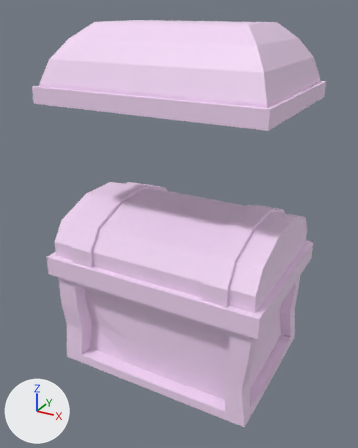
A saved change to the Blender file Toys/10Min_Imphenzia/Crate.blend.
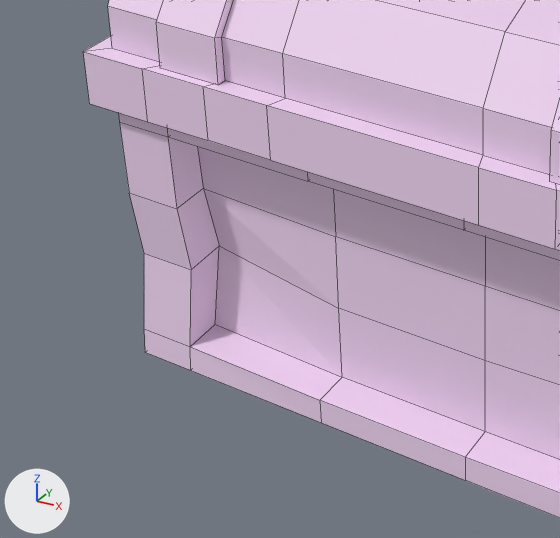
There are two pictures of each version: one whole from a 50 mm camera at (1.1, -2.06, 1.52) aimed at (-0.01, -0.04, 0.51), one close up on the part from 5% to 57% of the width and 54% to 93% of the height. The axes (+X, +Y, +Z) are drawn at lower left. The lights are the same throughout. The close-ups show mesh edges as thin lines.
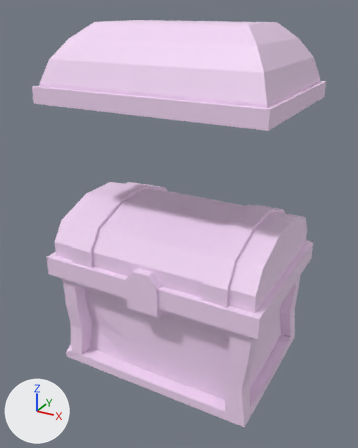
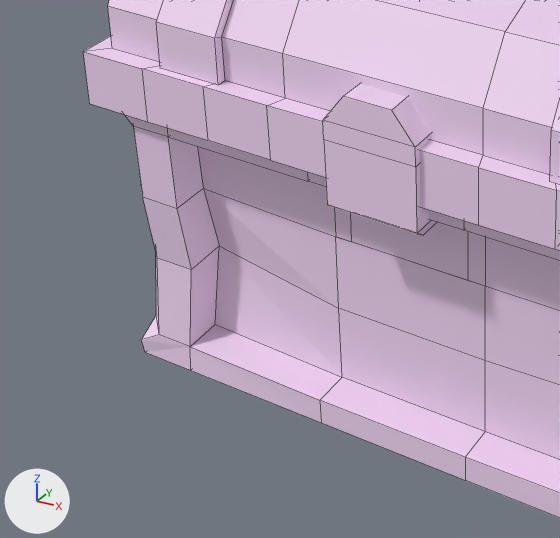
Commit message: 10 min seires crate commit

Pixel boxes (x1, y1, x2, y2) of what changed, in the close-ups (560 x 538 px; the box of a moved part takes in the faces that stretch with it):
part 1 of me_cube, added
    after: (323, 84, 436, 235)
part 2 of me_cube, moved or reshaped
    before: (119, 113, 191, 370)
    after: (124, 114, 191, 370)
part 3 of me_cube, built on
    before: (333, 189, 485, 286)
    after: (334, 207, 485, 286)

The edits, one by one:
me_cube is used by ob_cube; location (0.0, 0.0, 0.0).
me_cube had 516 vertices, 510 faces and spanned x -0.57..0.57, y -0.42..0.42, z -0.28..1.45.
me_cube now has 562 vertices, 549 faces and spans x -0.57..0.57, y -0.43..0.44, z -0.28..1.45.
me_cube part 1: a new loose piece of 20 vertices spanning x -0.08..0.09, y -0.43..-0.32, z 0.17..0.42, in mat_material_001 (picture img_imphenziapalette01_png_001).
Part 2, on me_cube:
4 vertices are removed from x -0.53..-0.52, y -0.39..-0.38, z -0.22..0.22.
10 faces are deleted.
10 vertices are added at x -0.53..-0.49, y -0.39..-0.35, z -0.25..0.25.
15 new faces join them.
Part 3, on me_cube:
1 face is deleted.
8 vertices are added at x -0.14..0.15, y -0.32, z 0.07..0.22.
9 new faces join them.
